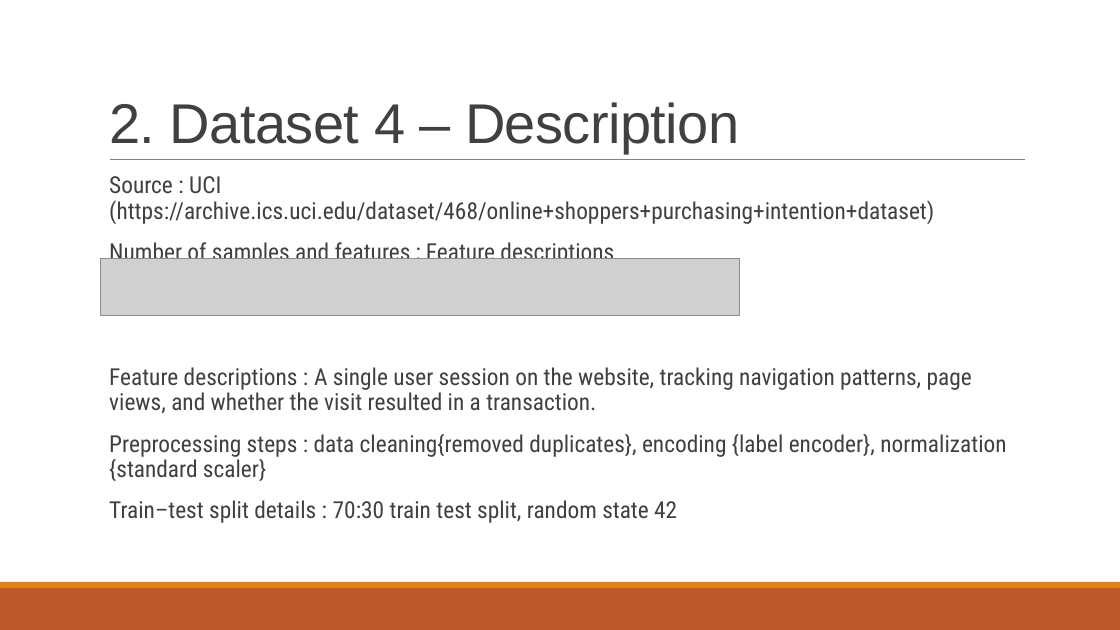
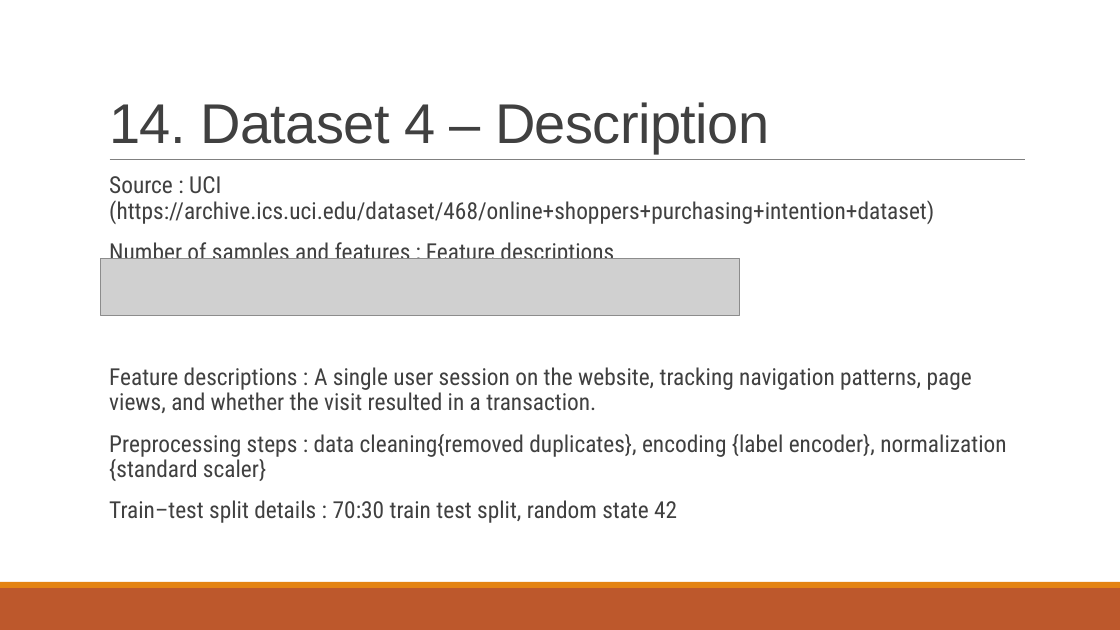
Before and after one commit to akay6483/mmml-ecommerce, a slide deck: slide 15 of docs/23CSE301_A8.pptx. Drawn at 1120x630 pixels with LibreOffice and Linux fonts; fonts in the diff are those of the drawing; grey boxes stand for pictures; background and template pictures are left out. Boxes give left, top, right and bottom in pixels: in the first picture for what was removed or moved away, otherwise in the second. Text is boxed around its words. In the diff, an @@ line names an element or a change of style, - is before the commit and + after.

```diff
--- a/docs/23CSE301_A8.pptx
+++ b/docs/23CSE301_A8.pptx
@@ title at (x1=109, y1=102, x2=769, y2=153): text changed @@
-2. Dataset 4 – Description
+14. Dataset 4 – Description
```
Also in this commit, not shown: 12 other slides changed, 1 other file.
